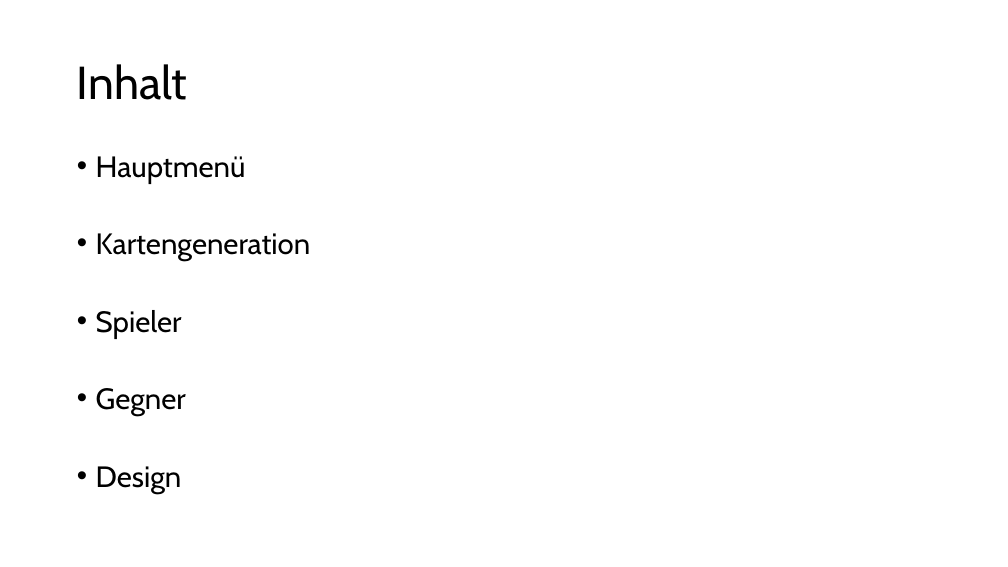
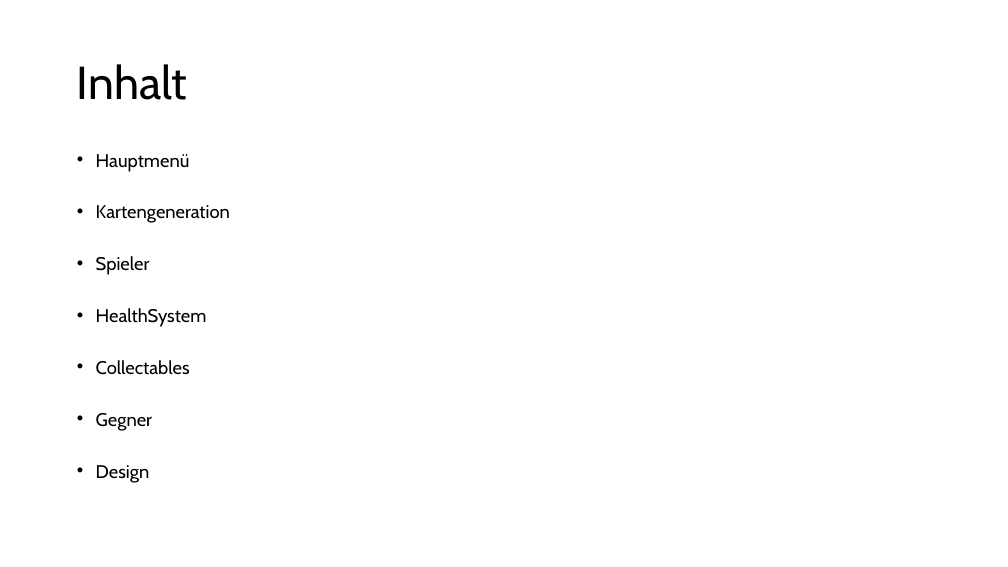
Before and after one commit to jjfeldii/pixel-purge, a slide deck: slide 2 of PixelPurge_Gegner + Design.pptx. Drawn at 1008x567 pixels with LibreOffice and Linux fonts; fonts in the diff are those of the drawing. Boxes give left, top, right and bottom in pixels: in the first picture for what was removed or moved away, otherwise in the second. Text is boxed around its words. In the diff, an @@ line names an element or a change of style, - is before the commit and + after.

```diff
--- a/PixelPurge_Gegner + Design.pptx
+++ b/PixelPurge_Gegner + Design.pptx
@@ text at bbox=[96, 154, 230, 482]: size 28 to 17.5 pt in "Hauptmenü", "Kartengeneration", "Spieler", "Gegner" and 1 more places; line spacing 0.8 to 0.7 @@
@@ text at bbox=[96, 308, 207, 375]: paragraphs added @@
+• HealthSystem
+• Collectables
```
Also in this commit, not shown: 3 slides added.
